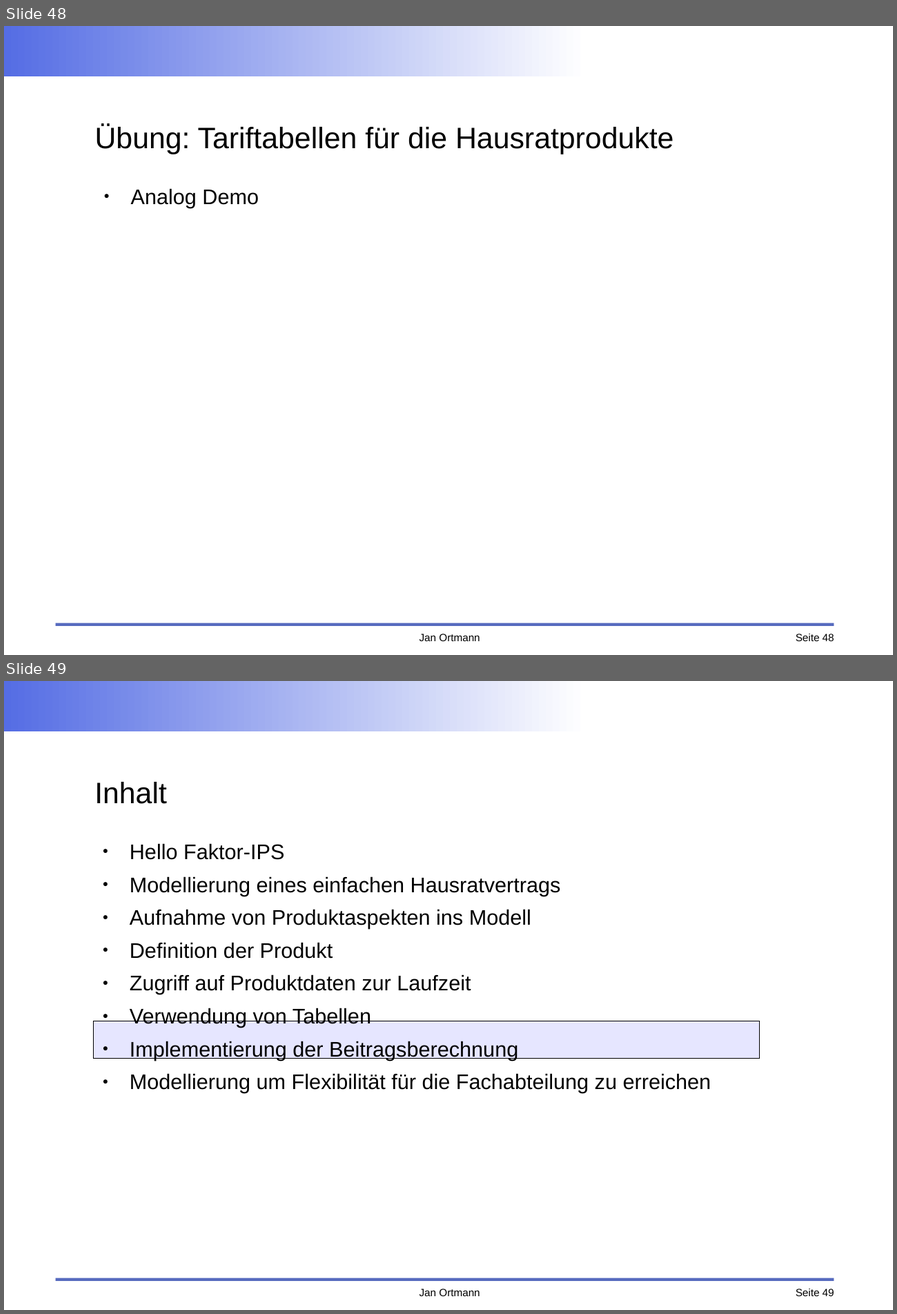
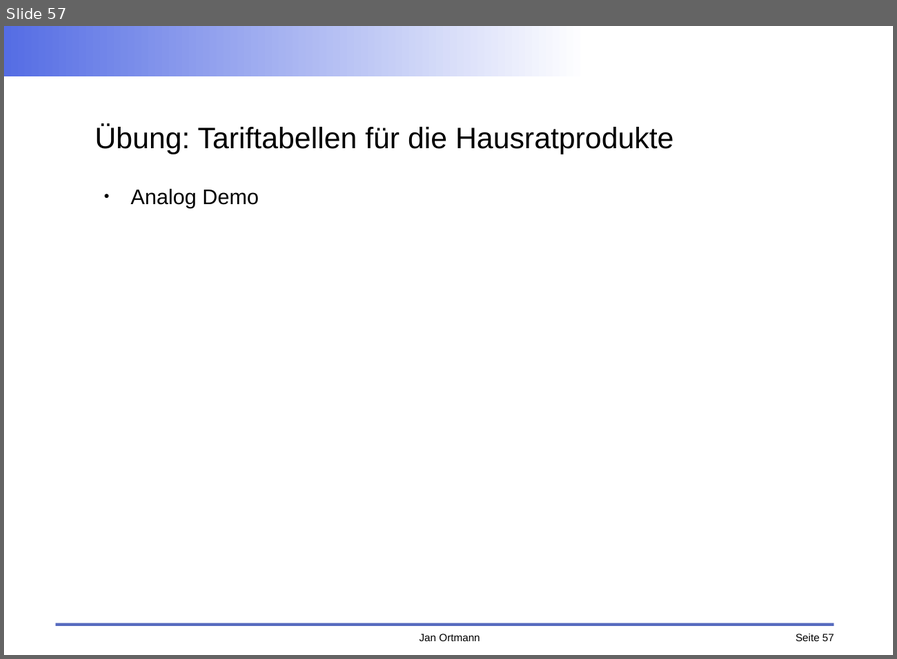
Before and after one commit to faktorips/faktorips.base, a slide deck: org.faktorips.doc/schulung/anwendungsentwicklung/FaktorIPS-Schulung.odp. Shown one above the other, each under a label of ours: slides 48 and 49 before the commit, slide 57 after it. The pictures are 897x1314 and 897x659 pixels, drawn with LibreOffice and Linux fonts; fonts in the diff are those of the drawing; background and template pictures are left out. Boxes give left, top, right and bottom in pixels: in the first picture for what was removed or moved away, otherwise in the second. Text is boxed around its words. In the diff, an @@ line names an element or a change of style, - is before the commit and + after.

```diff
--- a/org.faktorips.doc/schulung/anwendungsentwicklung/FaktorIPS-Schulung.odp
+++ b/org.faktorips.doc/schulung/anwendungsentwicklung/FaktorIPS-Schulung.odp
@@ slide 49 removed at bbox=[4, 681, 893, 1310], background #FFFFFF; not listed: 4 template elements that a slide beside it also shows @@
@@ title removed at bbox=[94, 782, 167, 804] @@
-Inhalt
@@ text removed at bbox=[130, 843, 711, 1093] @@
-● Hello Faktor-IPS
-● Modellierung eines einfachen Hausratvertrags
-● Aufnahme von Produktaspekten ins Modell
-● Definition der Produkt
-● Zugriff auf Produktdaten zur Laufzeit
-● Verwendung von Tabellen
-● Implementierung der Beitragsberechnung
-● Modellierung um Flexibilität für die Fachabteilung zu erreichen
@@ rectangle removed at bbox=[94, 1021, 760, 1058] @@
@@ what was slide 48 is now slide 57 @@
@@ page number at bbox=[795, 633, 834, 641]: text changed @@
-Seite 48
+Seite 57
```
Also in this commit, not shown: 14 slides changed, 13 slides added, 4 other slides removed, 18 other files.
